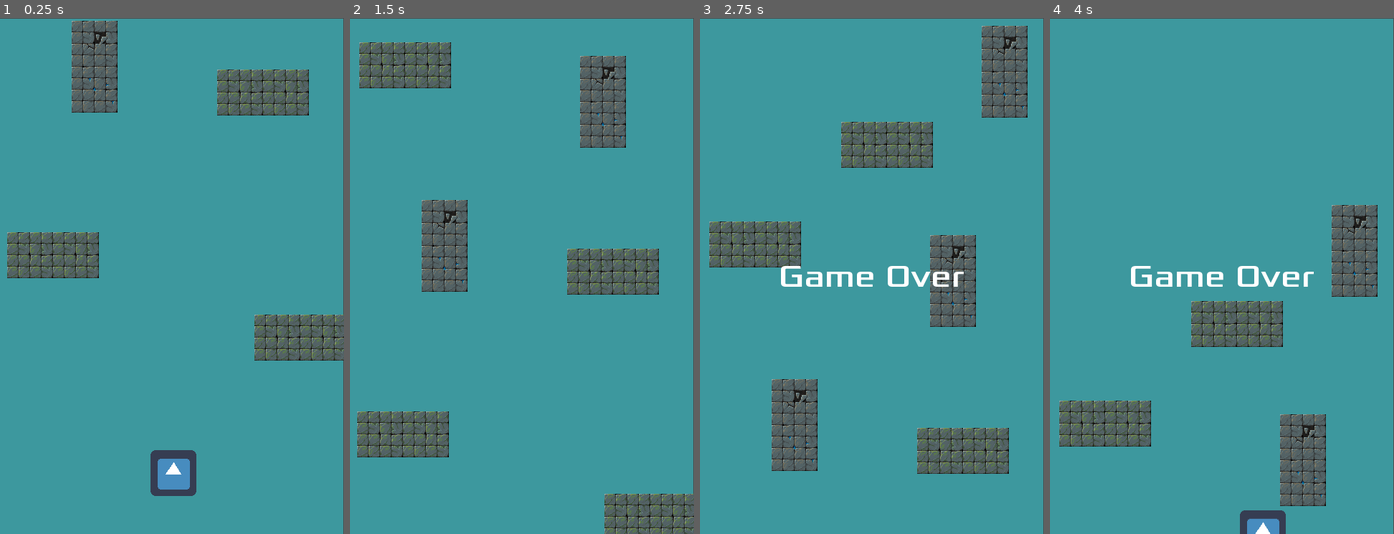
Above: before the commit, frames 1-4 (left to right).
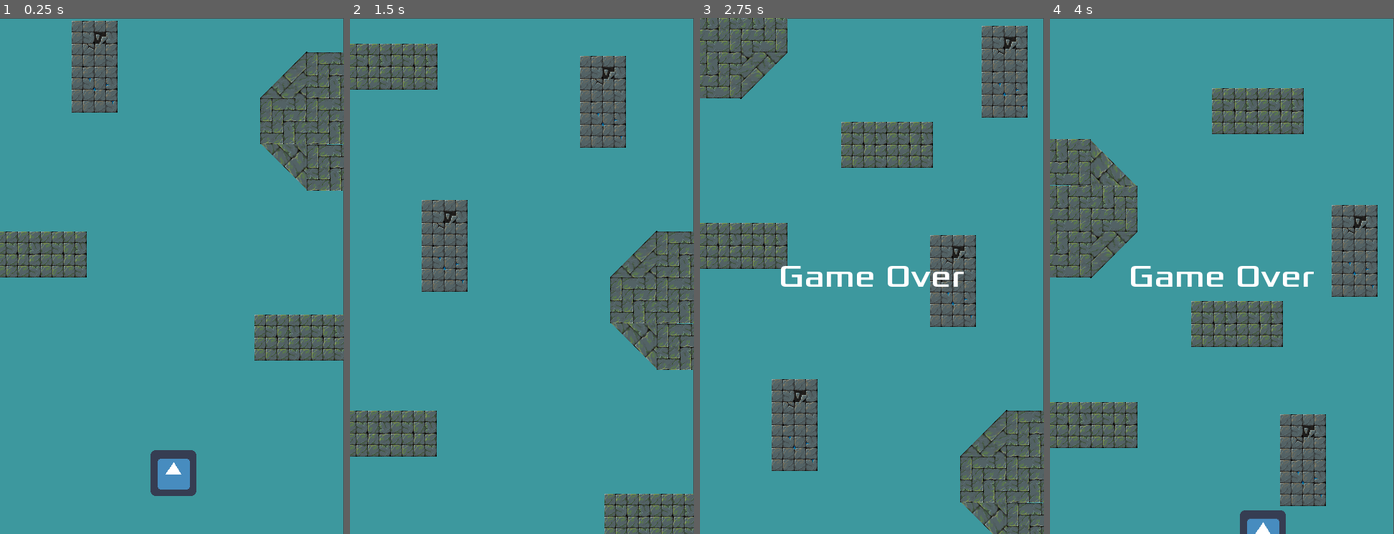
Above: after the commit, the same moments.

Repository: Harrison-Winters/Jet-Pack-Escape
Game: Godot game, scene res://Stage1.tscn
Same seed, same stepped clock (60 frames per second), same inputs: the game is played once before the commit and once after it. The engine's default icon, where the game draws it, is replaced by a stand-in: a white triangle on a blue panel in a dark square.
Inputs:
- Up to frame 1 (0.25 s): no input
- Up to frame 2 (1.5 s): hold Right (ui_right) 0.53-1.28 s; hold Down (ui_down) from 1.28 s (still down)
- Up to frame 3 (2.75 s): release Down (ui_down) at 2.03 s; hold Right (ui_right) from 2.03 s (still down)
- Up to frame 4 (4 s): release Right (ui_right) at 2.78 s; hold Up (ui_up) 2.78-3.53 s; hold Left (ui_left) from 3.53 s (still down)

The runs differ from the first frame. In frame 1, 7.8% of the frame differs, in the area x 0-100%, y 6-51%; in frame 2, 9.7%; in frame 3, 11%, in the area x 0-100%, y 0-100%; in frame 4, 9.8%.

Commit message:
wall 3

Diff:
--- a/Jetpack Escape/Part1.tscn
+++ b/Jetpack Escape/Part1.tscn
@@ -1,13 +1,15 @@
-[gd_scene load_steps=3 format=2]
+[gd_scene load_steps=5 format=2]
 
 [ext_resource path="res://Wall1.tscn" type="PackedScene" id=1]
 [ext_resource path="res://Wall2.tscn" type="PackedScene" id=2]
+[ext_resource path="res://Wall3.tscn" type="PackedScene" id=3]
+[ext_resource path="res://Wall.gd" type="Script" id=4]
 
 [node name="Part1" type="Node2D"]
 position = Vector2( -300, -51 )
 
 [node name="Obstacle1" parent="." instance=ExtResource( 1 )]
-position = Vector2( 301, 326 )
+position = Vector2( 284, 325 )
 
 [node name="Obstacle2" parent="." instance=ExtResource( 2 )]
 position = Vector2( 391, 31 )
@@ -16,16 +18,25 @@
 position = Vector2( 646, 441 )
 
 [node name="Obstacle4" parent="." instance=ExtResource( 1 )]
-position = Vector2( 594, 99 )
+position = Vector2( 517, -625 )
 
 [node name="Obstacle5" parent="." instance=ExtResource( 2 )]
 position = Vector2( 612, -170 )
 
 [node name="Obstacle6" parent="." instance=ExtResource( 1 )]
-position = Vector2( 304, -189 )
+position = Vector2( 285, -187 )
 
 [node name="Obstacle7" parent="." instance=ExtResource( 2 )]
 position = Vector2( 684, -462 )
 
 [node name="Obstacles" parent="." instance=ExtResource( 1 )]
 position = Vector2( 488, -328 )
+
+[node name="Wall3" parent="." instance=ExtResource( 3 )]
+position = Vector2( 784, 205 )
+rotation = 3.14159
+script = ExtResource( 4 )
+
+[node name="Wall4" parent="." instance=ExtResource( 3 )]
+position = Vector2( 285, -489 )
+script = ExtResource( 4 )
--- /dev/null
+++ b/Jetpack Escape/Wall3.tscn
@@ -0,0 +1,66 @@
+[gd_scene load_steps=2 format=2]
+
+[ext_resource path="res://art/png/TILE_1C.png" type="Texture" id=1]
+
+[node name="Wall3" type="Node2D"]
+
+[node name="StaticBody2D" type="StaticBody2D" parent="."]
+
+[node name="CollisionPolygon2D5" type="CollisionPolygon2D" parent="StaticBody2D"]
+position = Vector2( 73, -8 )
+rotation = 2.35619
+scale = Vector2( 1, 1.43206 )
+polygon = PoolVector2Array( 32, 32, -32, 32, -32, -32, 32, -32 )
+
+[node name="CollisionPolygon2D4" type="CollisionPolygon2D" parent="StaticBody2D"]
+position = Vector2( 73.7764, 75.2236 )
+rotation = 0.785398
+scale = Vector2( 1, 1.43206 )
+z_index = -2
+polygon = PoolVector2Array( 32, 32, -32, 32, -32, -32, 32, -32 )
+
+[node name="CollisionPolygon2D3" type="CollisionPolygon2D" parent="StaticBody2D"]
+position = Vector2( 33, 98 )
+polygon = PoolVector2Array( 32, 32, -32, 32, -32, -32, 32, -32 )
+
+[node name="CollisionPolygon2D2" type="CollisionPolygon2D" parent="StaticBody2D"]
+position = Vector2( 34, 33 )
+polygon = PoolVector2Array( 32, 32, -32, 32, -32, -32, 32, -32 )
+
+[node name="CollisionPolygon2D" type="CollisionPolygon2D" parent="StaticBody2D"]
+position = Vector2( 99, 33 )
+polygon = PoolVector2Array( 32, 32, 14.5943, 32, -32, 32, -32, -32, 32, -32 )
+
+[node name="Sprite" type="Sprite" parent="StaticBody2D"]
+position = Vector2( 33, 33 )
+texture = ExtResource( 1 )
+
+[node name="Sprite2" type="Sprite" parent="StaticBody2D"]
+position = Vector2( 32, -32 )
+texture = ExtResource( 1 )
+
+[node name="Tile1c" type="Sprite" parent="StaticBody2D"]
+position = Vector2( 97, 33 )
+texture = ExtResource( 1 )
+
+[node name="Tile1c3" type="Sprite" parent="StaticBody2D"]
+position = Vector2( 74, 75.224 )
+rotation = 0.785398
+scale = Vector2( 1, 1.43206 )
+z_index = -1
+texture = ExtResource( 1 )
+
+[node name="Tile1c4" type="Sprite" parent="StaticBody2D"]
+position = Vector2( 73, -8 )
+rotation = 2.35619
+scale = Vector2( 1, 1.43206 )
+z_index = -1
+texture = ExtResource( 1 )
+
+[node name="Tile1c2" type="Sprite" parent="StaticBody2D"]
+position = Vector2( 33, 97 )
+texture = ExtResource( 1 )
+
+[node name="CollisionPolygon2D6" type="CollisionPolygon2D" parent="StaticBody2D"]
+position = Vector2( 32, -32 )
+polygon = PoolVector2Array( 32, 32, -32, 32, -32, -32, 32, -32 )
